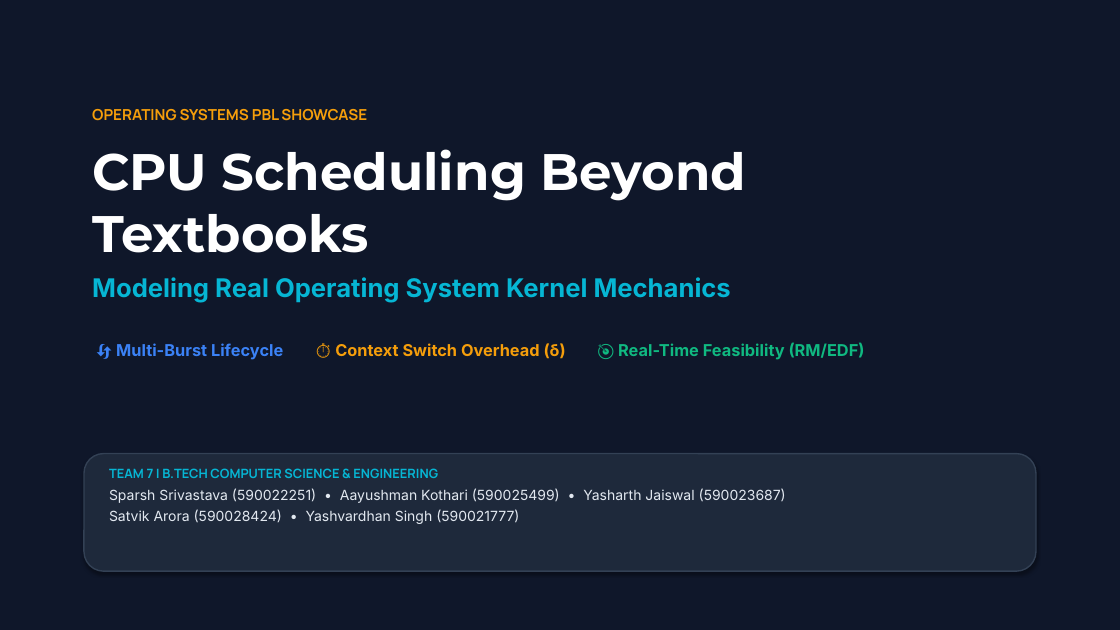
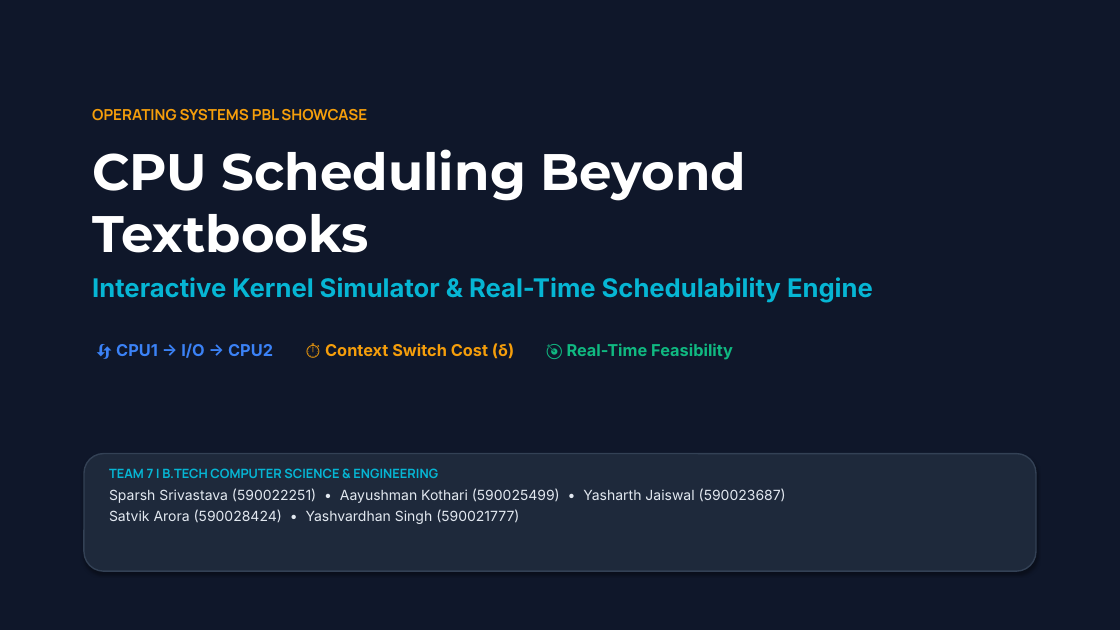
Before and after one commit to SPARSHsrihero1/OS-PBL-CPU-Scheduler, a slide deck: slide 1 of OS_PBL_Presentation_Deck.pptx. Drawn at 1120x630 pixels with LibreOffice and Linux fonts; fonts in the diff are those of the drawing. Boxes give left, top, right and bottom in pixels: in the first picture for what was removed or moved away, otherwise in the second. Text is boxed around its words. In the diff, an @@ line names an element or a change of style, - is before the commit and + after.

Commit message:
Make software screenshots the hero: embed real Streamlit UI, actual RM/EDF results, and real benchmark plots into PPTX

```diff
--- a/OS_PBL_Presentation_Deck.pptx
+++ b/OS_PBL_Presentation_Deck.pptx
@@ text at <box>92,277,873,360</box>: text changed @@
-Modeling Real Operating System Kernel Mechanics
-🔄 Multi-Burst Lifecycle ⏱️ Context Switch Overhead (δ) 🎯 Real-Time Feasibility (RM/EDF)
+Interactive Kernel Simulator & Real-Time Schedulability Engine
+🔄 CPU1 → I/O → CPU2 ⏱️ Context Switch Cost (δ) 🎯 Real-Time Feasibility
```
Also in this commit, not shown: 6 other slides changed, 3 slides added, 3 slides removed, 2 other files.
